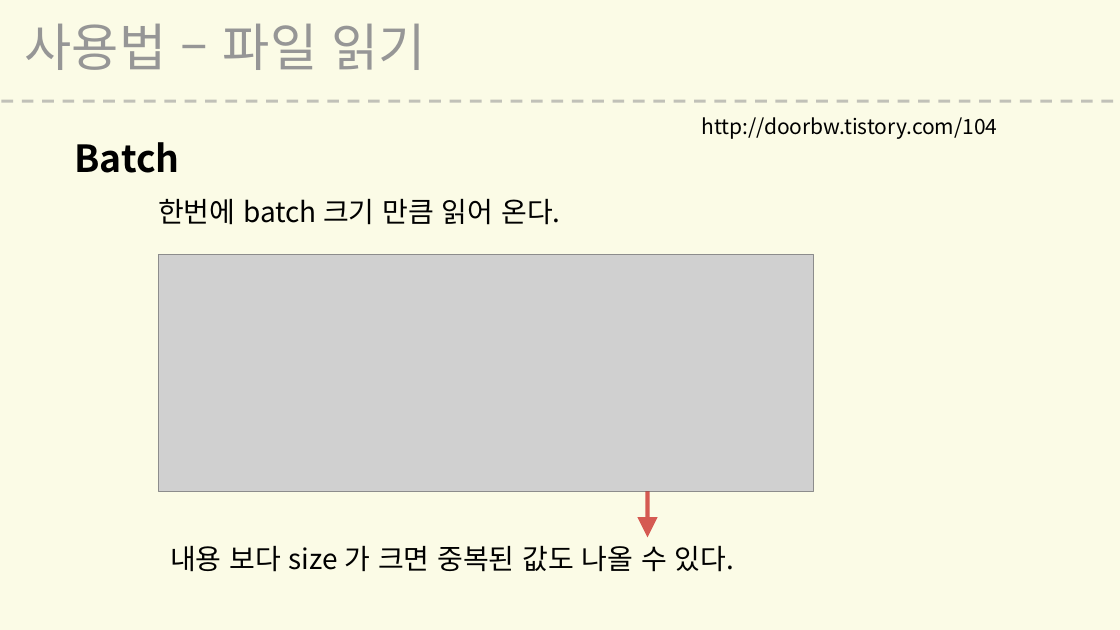
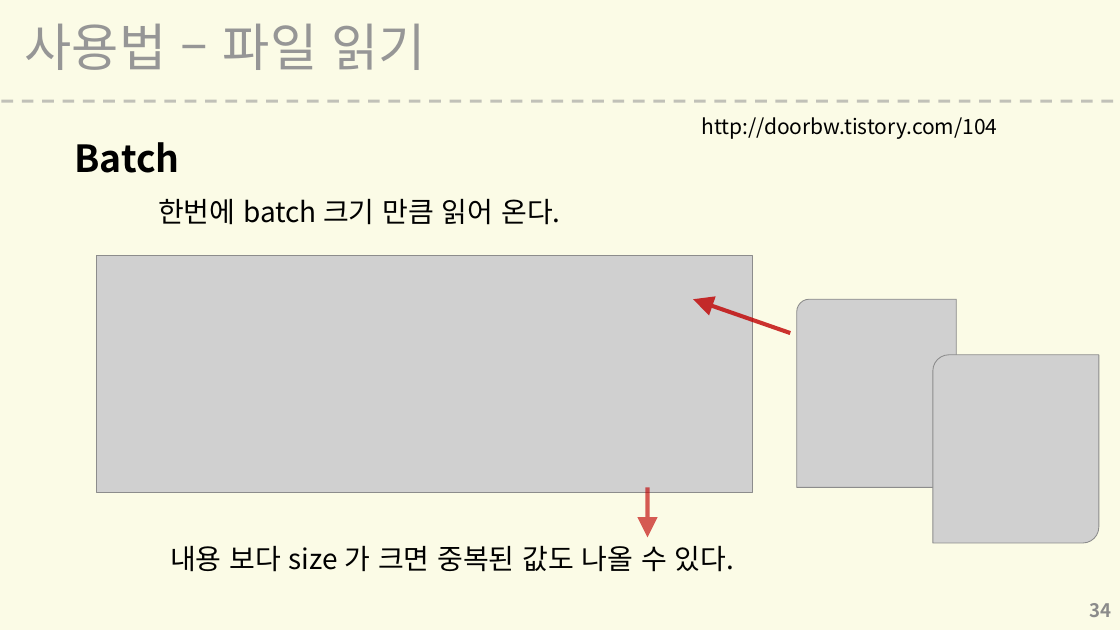
Before and after one commit to L00G/-, a slide deck: slide 34 of 텐서플로우 세미나.pptx. Drawn at 1120x630 pixels with LibreOffice and Linux fonts; fonts in the diff are those of the drawing; grey boxes stand for pictures; background and template pictures are left out. Boxes give left, top, right and bottom in pixels: in the first picture for what was removed or moved away, otherwise in the second. Text is boxed around its words. In the diff, an @@ line names an element or a change of style, - is before the commit and + after.

```diff
--- a/텐서플로우 세미나.pptx
+++ b/텐서플로우 세미나.pptx
@@ picture: place and size @@
-picture at [158, 255, 813, 492]
+picture at [97, 255, 752, 492]
@@ arrow added from (791, 334) to (693, 299), #C00000 3.5 pt @@
@@ picture added at [797, 299, 957, 487] @@
@@ picture added at [933, 355, 1100, 543] @@
@@ arrow moved from (648, 492) - (648, 538) to (648, 487) - (648, 538) @@
@@ page number added at [1090, 603, 1112, 617], 16 pt, text #8C8C8C, bold @@
+34
```
Also in this commit, not shown: 39 other slides changed, 1 other file.
